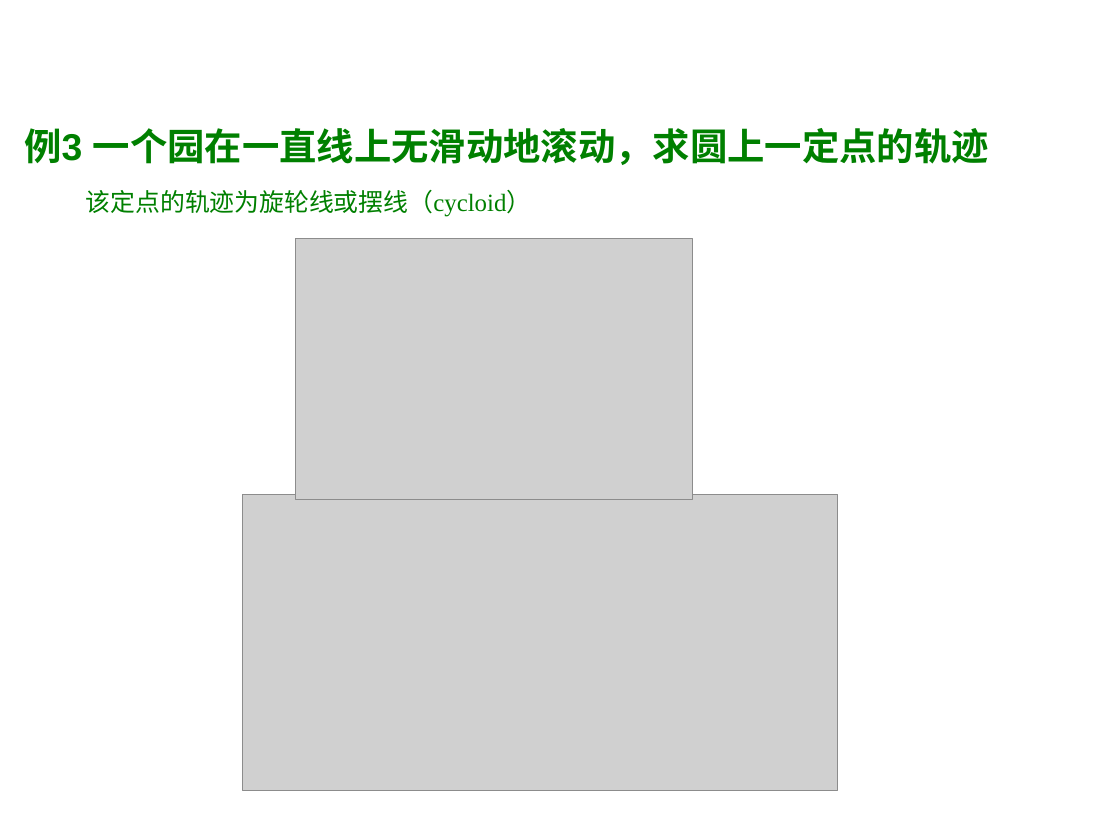
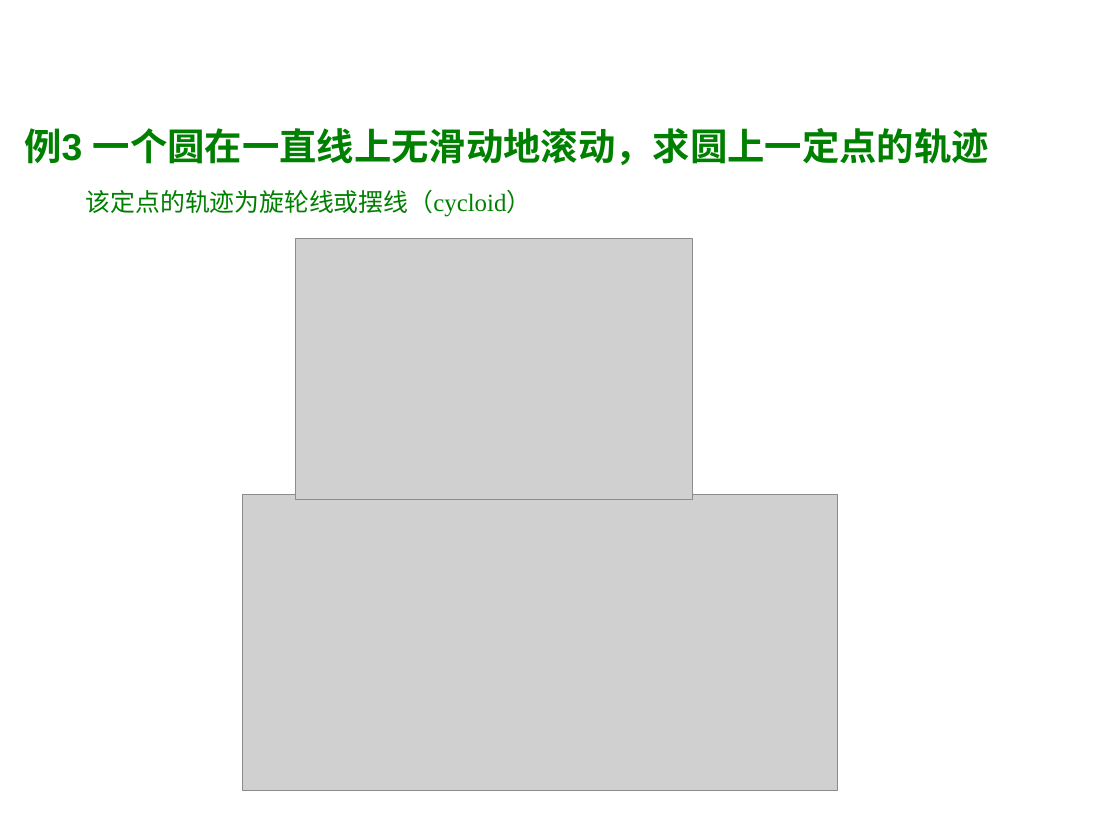
Before and after one commit to weihuayi/class, a slide deck: slide 7 of analyticgeometry/PPT/2-1.ppt. Drawn at 1120x840 pixels with LibreOffice and Linux fonts; fonts in the diff are those of the drawing; grey boxes stand for pictures; background and template pictures are left out. Boxes give left, top, right and bottom in pixels: in the first picture for what was removed or moved away, otherwise in the second. Text is boxed around its words. In the diff, an @@ line names an element or a change of style, - is before the commit and + after.

Commit message:
udpate

```diff
--- a/analyticgeometry/PPT/2-1.ppt
+++ b/analyticgeometry/PPT/2-1.ppt
@@ text at <box>24,128,989,165</box>: text changed @@
-例3 一个园在一直线上无滑动地滚动，求圆上一定点的轨迹
+例3 一个圆在一直线上无滑动地滚动，求圆上一定点的轨迹
```
